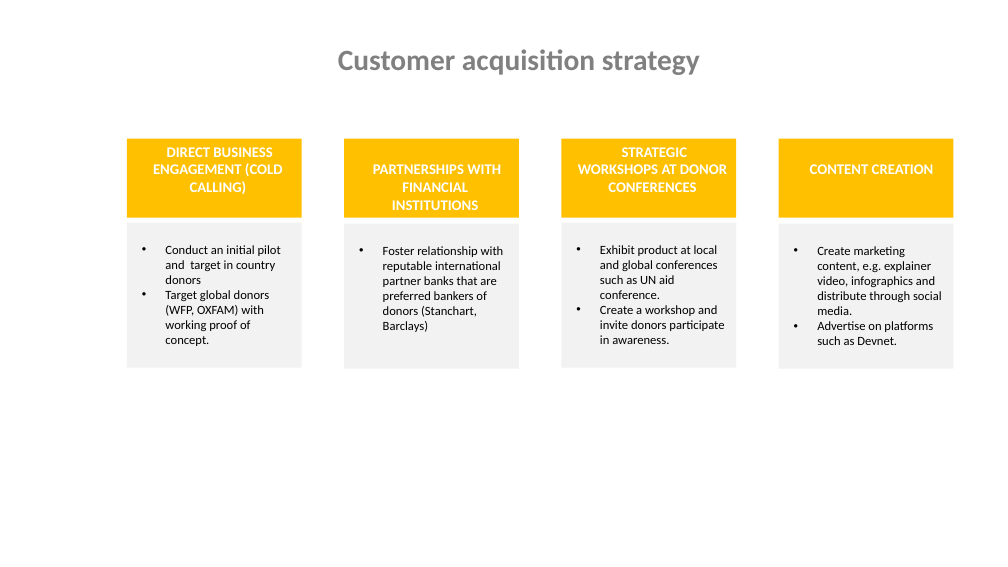
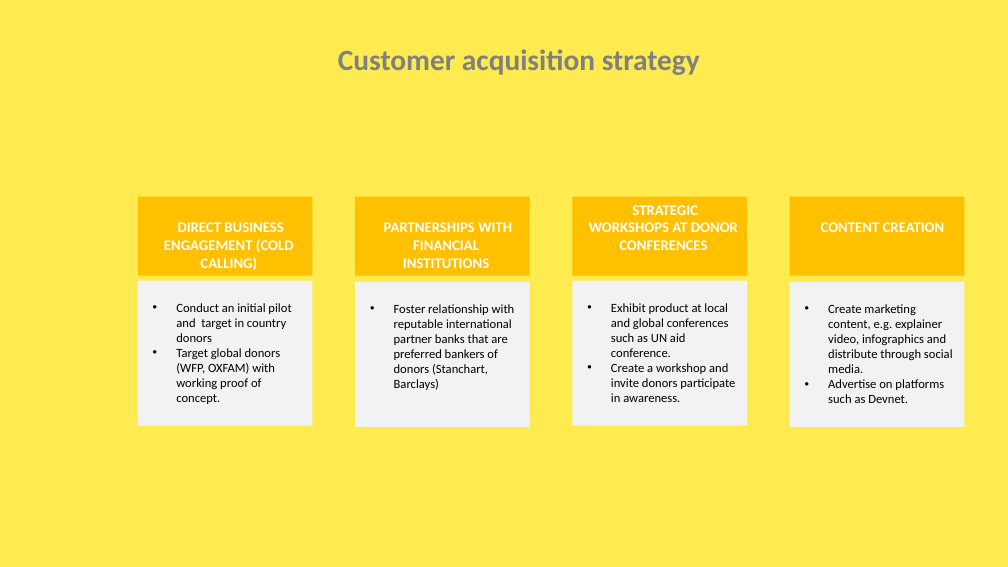
Before and after one commit to PalesaAntony/FundsAid, a slide deck: slide 10 of Linum Labs Presentation_V2.pptx (slide 8 before the commit). Drawn at 1008x567 pixels with LibreOffice and Linux fonts; fonts in the diff are those of the drawing. Boxes give left, top, right and bottom in pixels: in the first picture for what was removed or moved away, otherwise in the second. Text is boxed around its words. In the diff, an @@ line names an element or a change of style, - is before the commit and + after.

```diff
--- a/Linum Labs Presentation_V2.pptx
+++ b/Linum Labs Presentation_V2.pptx
@@ background #FFFFFF to #FEEB4F @@
@@ 8 rectangles moved together from (x1=127, y1=138, x2=954, y2=369) to (x1=138, y1=197, x2=965, y2=427) @@
```
Also in this commit, not shown: 8 other slides changed, 2 slides added.
